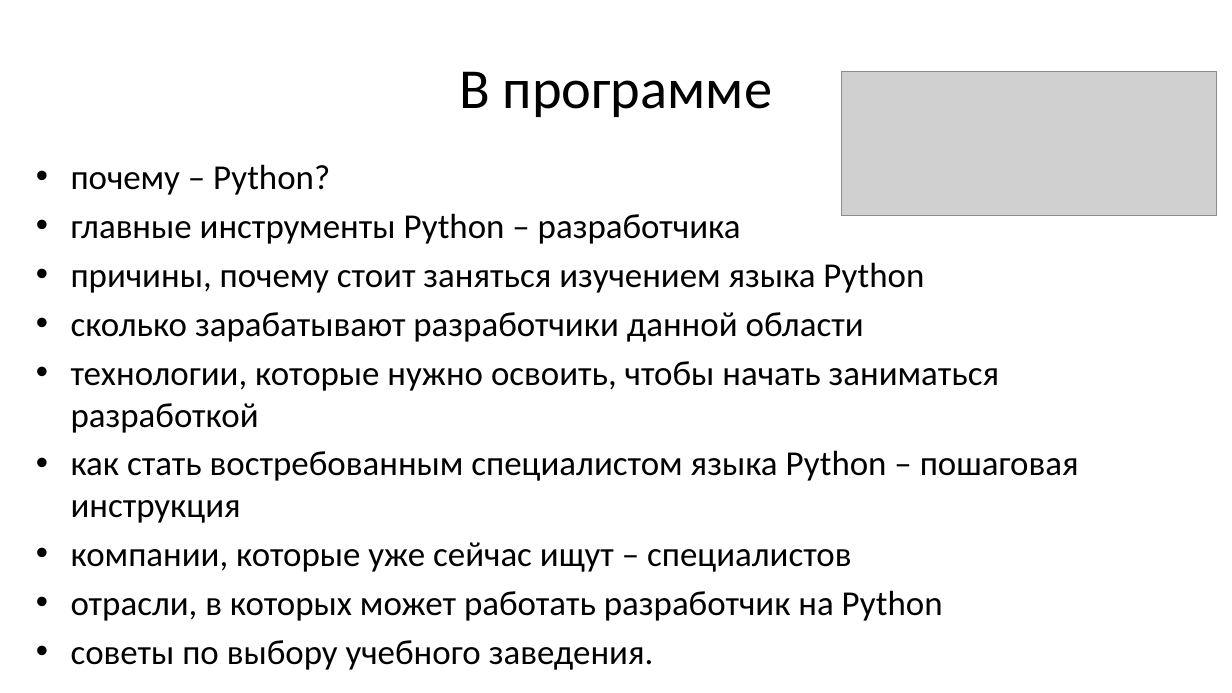
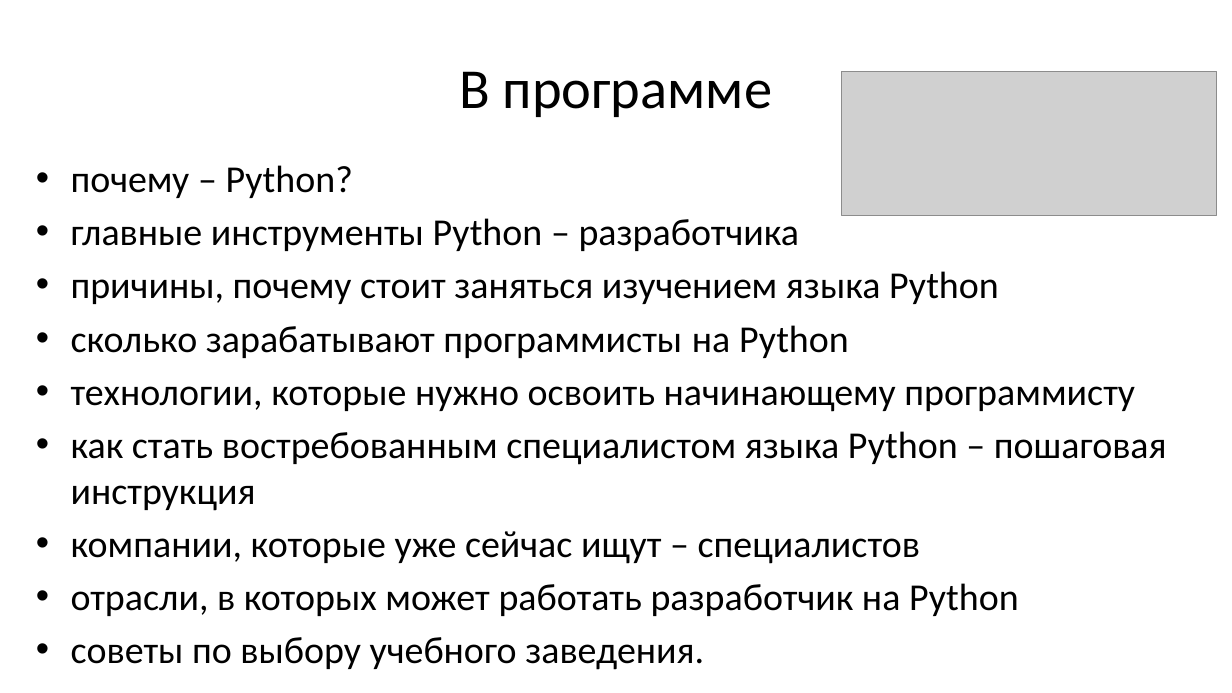
Before and after one commit to maxchv/LearnPython, a slide deck: slide 2 of webminar.pptx. Drawn at 1232x693 pixels with LibreOffice and Linux fonts; fonts in the diff are those of the drawing; grey boxes stand for pictures. Boxes give left, top, right and bottom in pixels: in the first picture for what was removed or moved away, otherwise in the second. Text is boxed around its words. In the diff, an @@ line names an element or a change of style, - is before the commit and + after.

```diff
--- a/webminar.pptx
+++ b/webminar.pptx
@@ text at box(71, 165, 1167, 616): size 27.2 to 29.6 pt in "почему – Python?", "главные инструменты Python – разработчика", "причины, почему стоит заняться изучением языка Python", "как стать востребованным специалистом языка Python – ..." and 3 more places @@
@@ text at box(71, 325, 1135, 412): text changed; size 27.2 to 29.6 pt @@
-• сколько зарабатывают разработчики данной области
-• технологии, которые нужно освоить, чтобы начать заниматься разработкой
+• сколько зарабатывают программисты на Python
+• технологии, которые нужно освоить начинающему программисту
```
Also in this commit, not shown: 8 other slides changed, 5 slides added, 1 slide removed.
